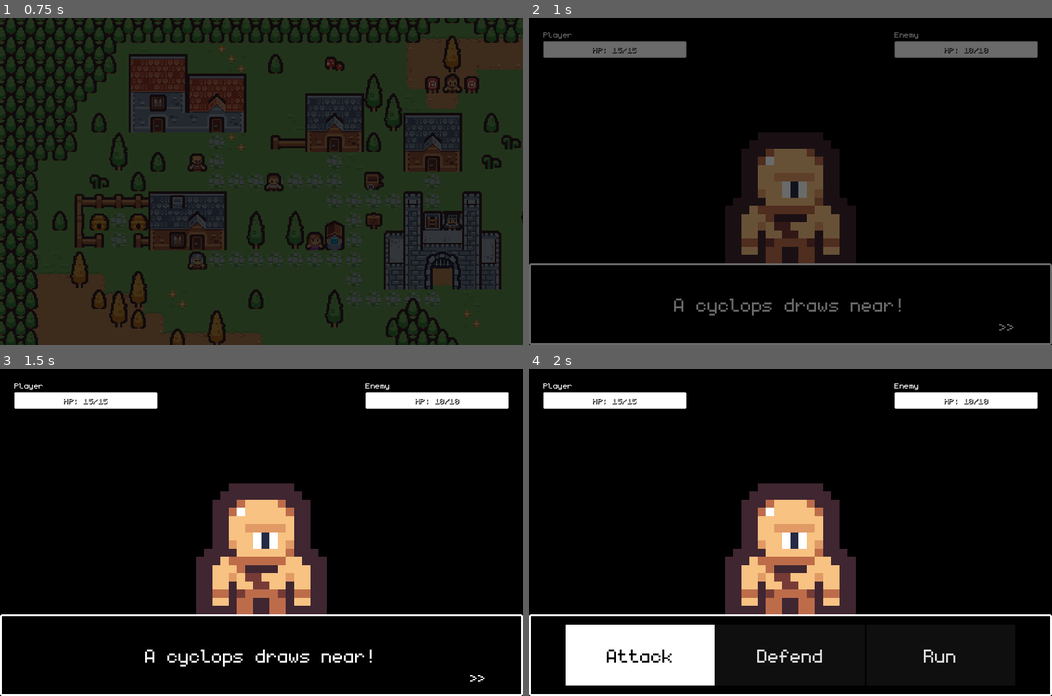
Above: before the commit, frames 1-4 (two rows, left to right).
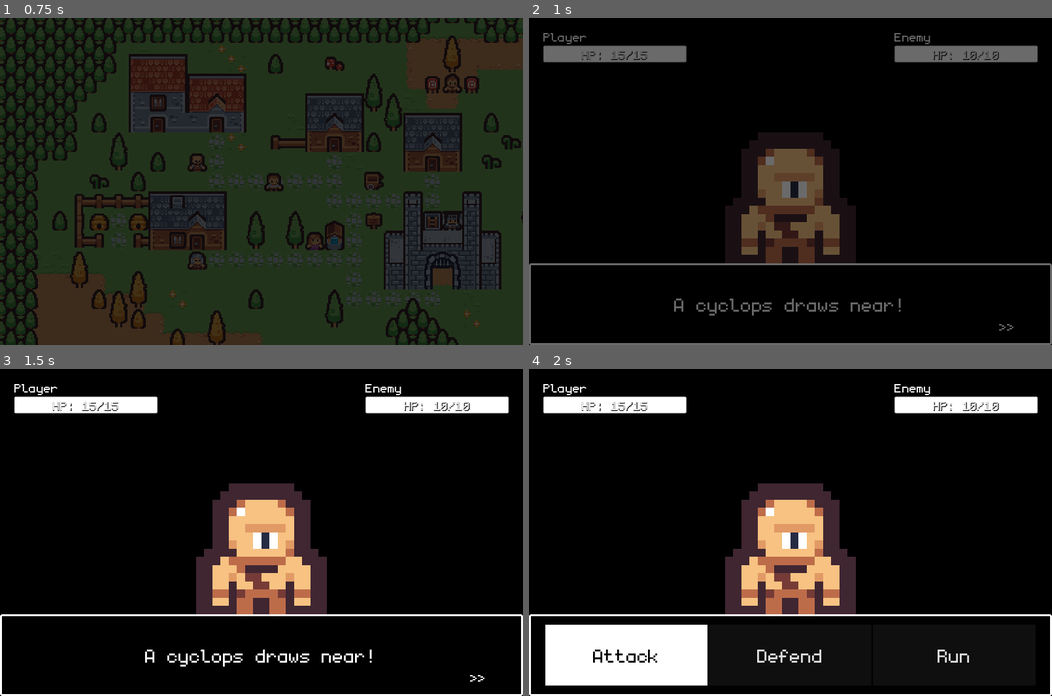
Above: after the commit, the same moments.

Repository: Teeohbee/TinyTown
Game: Godot game, scene res://world.tscn
Same seed, same stepped clock (60 frames per second), same inputs: the game is played once before the commit and once after it.
Inputs:
- Up to frame 1 (0.75 s): tap Enter (ui_accept) at 0.5 s; hold Right (ui_right) from 0.53 s (still down)
- Up to frame 2 (1 s): keep holding Right (ui_right); tap Enter (ui_accept) at 0.77 s
- Up to frame 3 (1.5 s): release Right (ui_right) at 1.28 s; hold Down (ui_down) from 1.28 s (still down)
- Up to frame 4 (2 s): keep holding Down (ui_down); tap Enter (ui_accept) at 1.52 s

Frame 1 is identical in both runs. In frame 2, 2.0% of the frame differs, in the area x 2-98%, y 4-14%; in frame 3, 2.1%; in frame 4, 3.6%, in the area x 2-98%, y 4-97%.

Commit message:
Adjust HP font size

Diff:
--- a/battle.tscn
+++ b/battle.tscn
@@ -174,10 +174,10 @@
 anchor_top = 0.5
 anchor_right = 0.5
 anchor_bottom = 0.5
-offset_left = -85.0
-offset_top = -15.5
-offset_right = 85.0
-offset_bottom = 15.5
+offset_left = -600.0
+offset_top = -75.0
+offset_right = 600.0
+offset_bottom = 75.0
 grow_horizontal = 2
 grow_vertical = 2
 
@@ -282,7 +282,7 @@
 [node name="Label" type="Label" parent="PlayerHealth"]
 layout_mode = 2
 theme_override_fonts/font = ExtResource("2_w1gwc")
-theme_override_font_sizes/font_size = 32
+theme_override_font_sizes/font_size = 48
 text = "Player"
 
 [node name="ProgressBar" type="ProgressBar" parent="PlayerHealth"]
@@ -300,16 +300,16 @@
 anchor_top = 0.5
 anchor_right = 0.5
 anchor_bottom = 0.5
-offset_left = -32.5
-offset_top = -11.5
-offset_right = 32.5
-offset_bottom = 11.5
+offset_left = -56.0
+offset_top = -14.5
+offset_right = 56.0
+offset_bottom = 14.5
 grow_horizontal = 2
 grow_vertical = 2
 theme_override_colors/font_color = Color(0.929412, 0.929412, 0.929412, 1)
 theme_override_colors/font_shadow_color = Color(0, 0, 0, 1)
 theme_override_fonts/font = ExtResource("2_w1gwc")
-theme_override_font_sizes/font_size = 32
+theme_override_font_sizes/font_size = 48
 text = "HP: 5/10"
 vertical_alignment = 1
 
@@ -328,7 +328,7 @@
 [node name="Label" type="Label" parent="EnemyHealth"]
 layout_mode = 2
 theme_override_fonts/font = ExtResource("2_w1gwc")
-theme_override_font_sizes/font_size = 32
+theme_override_font_sizes/font_size = 48
 text = "Enemy"
 
 [node name="ProgressBar" type="ProgressBar" parent="EnemyHealth"]
@@ -348,16 +348,16 @@
 anchor_top = 0.5
 anchor_right = 0.5
 anchor_bottom = 0.5
-offset_left = -32.5
-offset_top = -11.5
-offset_right = 32.5
-offset_bottom = 11.5
+offset_left = -72.0
+offset_top = -19.0
+offset_right = 72.0
+offset_bottom = 19.0
 grow_horizontal = 2
 grow_vertical = 2
 theme_override_colors/font_color = Color(0.929412, 0.929412, 0.929412, 1)
 theme_override_colors/font_shadow_color = Color(0, 0, 0, 1)
 theme_override_fonts/font = ExtResource("2_w1gwc")
-theme_override_font_sizes/font_size = 32
+theme_override_font_sizes/font_size = 48
 text = "HP: 6/10"
 
 [connection signal="pressed" from="Panel/ActionButtons/Attack" to="." method="_on_attack_pressed"]
